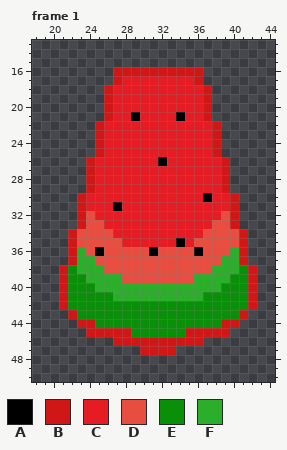
Pixel-art file: Assets/Arts/Enemies/Boss/FruitKing/WaterMelonPieceExplode.aseprite. The picture above was drawn from the file before the commit.
64x64 pixels, 7 frames. Shown: frame 1: x 18..44, y 13..50.
Palette (. is transparent): A #000000  B #d01716  C #e51c23  D #e84e40  E #0a8f08  F #2baf2b
Pixels before, frame 1, first column x 21:
16 ......BBBBBBBBBB......
17 ......BCCCCCCCCB......
18 .....BCCCCCCCCCCB.....
19 .....BCCCCCCCCCCB.....
20 .....BCCCCCCCCCCB.....
21 .....BCCACCCCACCB.....
22 ....BCCCCCCCCCCCCB....
23 ....BCCCCCCCCCCCCB....
24 ....BCCCCCCCCCCCCB....
25 ....BCCCCCCCCCCCCB....
26 ...BCCCCCCCACCCCCCB...
27 ...BCCCCCCCCCCCCCCB...
28 ...BCCCCCCCCCCCCCCB...
29 ...BCCCCCCCCCCCCCCB...
30 ..BCCCCCCCCCCCCCACCB..
31 ..BCCCACCCCCCCCCCCCB..
32 ..BDCCCCCCCCCCCCCCDB..
33 ..BDDCCCCCCCCCCCCDDB..
34 .BDDDDCCCCCCCCCCDDDDB.
35 .BDDDDDCCCCCCACDDDDDB.
36 .BFDADDDDDADDDDADDDFB.
37 .BFFDDDDDDDDDDDDDDFFB.
38 BEFFFDDDDDDDDDDDDFFFEB
39 BEEFFFFDDDDDDDDFFFFEEB
40 BEEEFFFFFFFFFFFFFFEEEB
41 BEEEEEFFFFFFFFFFEEEEEB
42 BEEEEEEEEEEEEEEEEEEEEB
43 .BEEEEEEEEEEEEEEEEEEB.
44 ..BBEEEEEEEEEEEEEEBB..
45 ...BBBBBEEEEEEBBBBB...
46 ......BBBBBBBBBB......
47 .........BBBB.........
After:
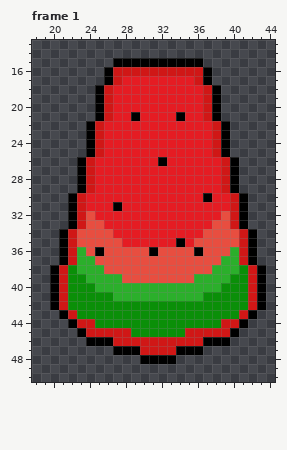
Changes in this commit:
Frame 1:
Colour A is added in row 15 at x 27 to 36; in rows 16 to 17 at x 26 and 37; in rows 18 to 21 at x 25 and 38; in rows 22 to 25 at x 24 and 39; in rows 26 to 29 at x 23 and 40; in rows 30 to 33 at x 22 and 41.
Colour A is added in rows 34 to 37 at x 21 and 42; in rows 38 to 42 at x 20 and 43; in row 43 at x 21 and 42; in row 44 at x 22 and 41; in row 45 at x 23 and 40; in row 46 at x 24 to 26 and 37 to 39.
Colour A is added in row 47 at x 27 to 29 and 34 to 36; in row 48 at x 30 to 33.
Boxes around the changes in both pictures, in picture pixels (x1, y1, x2, y2):
added: (50, 58, 266, 364)
